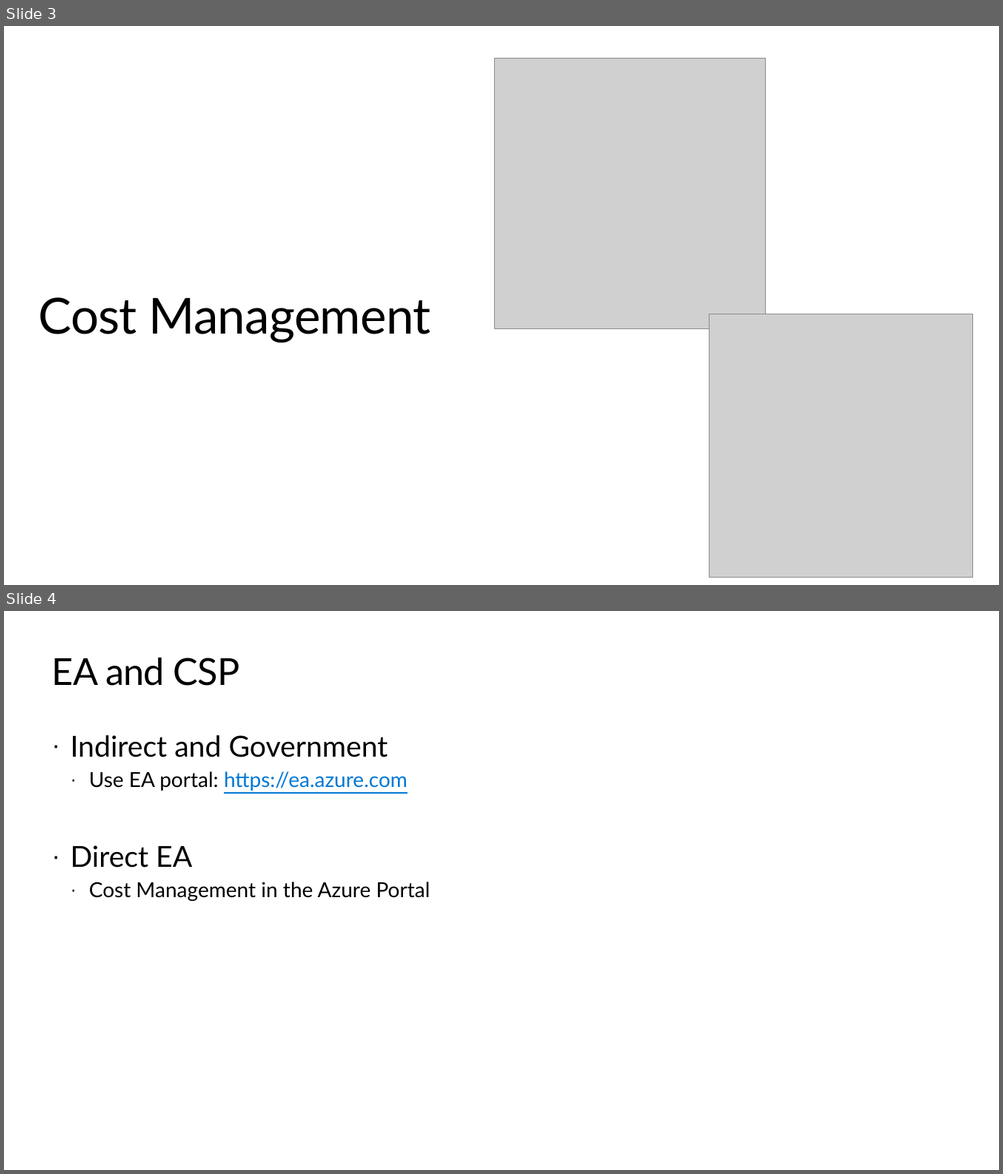
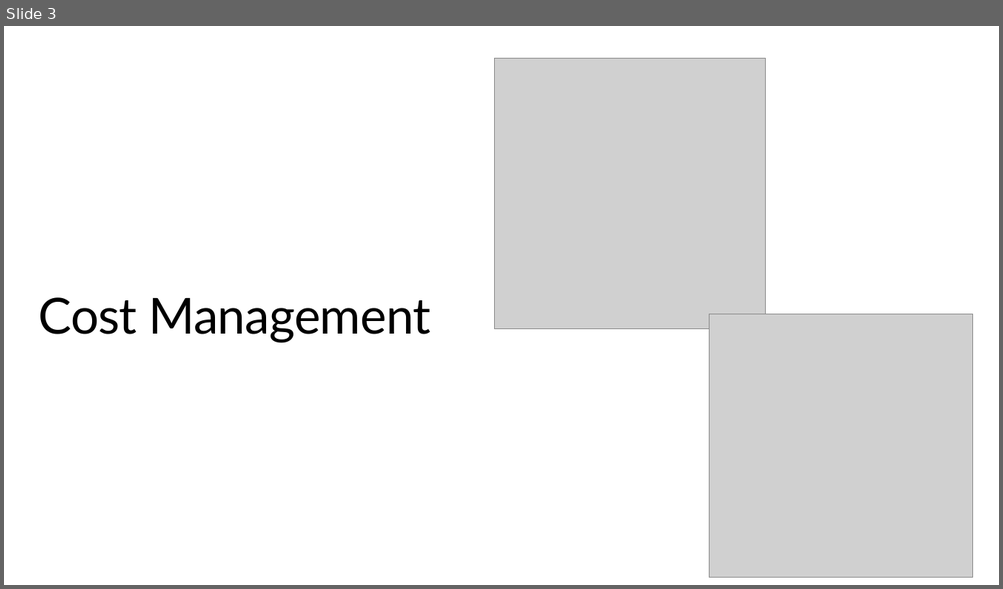
Before and after one commit to peterperov/MSFTCSA, a slide deck: 126-AzureCost/Azure Cost PBI BootCamp.pptx. Shown one above the other, each under a label of ours: slides 3 and 4 before the commit, slide 3 after it. The pictures are 1003x1174 and 1003x589 pixels, drawn with LibreOffice and Linux fonts; fonts in the diff are those of the drawing; grey boxes stand for pictures; background and template pictures are left out. Boxes give left, top, right and bottom in pixels: in the first picture for what was removed or moved away, otherwise in the second. Text is boxed around its words. In the diff, an @@ line names an element or a change of style, - is before the commit and + after.

```diff
--- a/126-AzureCost/Azure Cost PBI BootCamp.pptx
+++ b/126-AzureCost/Azure Cost PBI BootCamp.pptx
@@ slide 4 removed at <box>4,611,999,1170</box>, background #FFFFFF @@
@@ title removed at <box>52,658,240,686</box> @@
-EA and CSP
@@ text removed at <box>71,735,430,901</box> @@
-· Indirect and Government
-  · Use EA portal: https://ea.azure.com
-· Direct EA
-  · Cost Management in the Azure Portal
```
Also in this commit, not shown: 5 slides changed, 5 slides added, 1 other slide removed, 1 other file.
